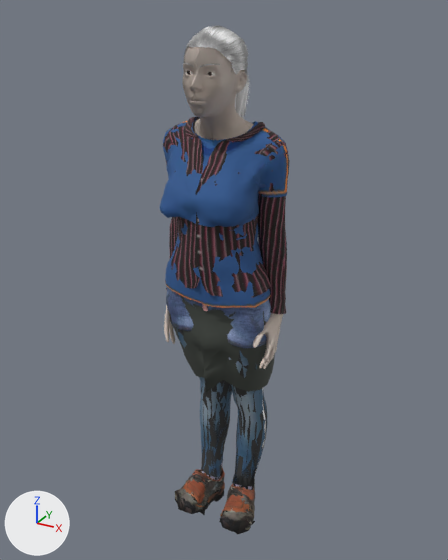
Renders of the glTF model assets/models/npc_female.glb from each side of a commit.
Before and after are seen from a camera (50 mm lens) standing at (0.88, -1.595, 1.69) and looking at (-0.014, 0.03, 0.878). Every picture has the same lights, and +X, +Y and +Z are marked at lower left. The older version comes first. Vertices at exactly the same position are counted once.

In view in the first picture: 'NpcFemaleBody'.
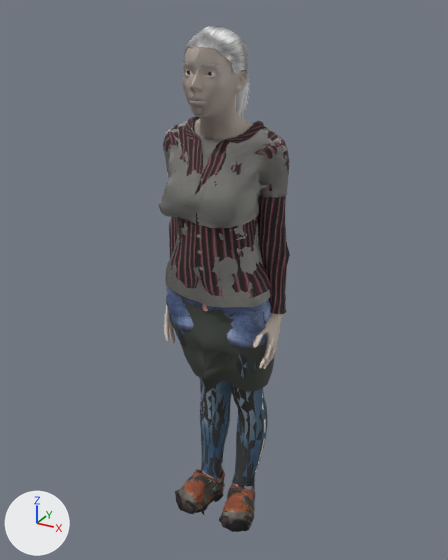
Changed parts and their boxes (x1, y1, x2, y2) in the pictures (448 x 560 px; the box of a moved part takes in the faces that stretch with it):
'NpcFemaleBody', reshaped: before (160, 25, 289, 534); after (158, 25, 290, 532)
part 1 of me_body, moved or reshaped: before (160, 72, 289, 534); after (158, 80, 290, 532)
part 2 of me_body, recoloured: (163, 121, 288, 281) in both
part 3 of me_body, recoloured: (163, 122, 288, 308) in both
part 4 of me_body, recoloured (blue to grey): (161, 117, 285, 227) in both

What the commit changed:
Picture 'cotton_n' (img_cotton_n) is new.
Picture 'cotton' (img_cotton) is new.
Material 'Outfit_female_casualsuit02__shirt' (mat_outfit_female_casualsuit02__shirt) is new.
Uses the picture img_cotton.
Uses the picture img_cotton_n.
Material 'Outfit_female_casualsuit01__shirt' (mat_outfit_female_casualsuit01__shirt) is new.
Uses the picture img_cotton.
Uses the picture img_cotton_n.
Material 'Outfit_female_sportsuit01__shirt' (mat_outfit_female_sportsuit01__shirt) is new.
Uses the picture img_cotton.
Uses the picture img_cotton_n.
me_body is used by ob_npcfemalebody; location (0.0, 0.0, 0.0).
me_body had 25569 vertices, 47557 faces and spanned x -0.22..0.22, y -0.17..0.18, z -0.03..1.65.
me_body now has 25543 vertices, 47541 faces and spans x -0.22..0.22, y -0.17..0.18, z -0.03..1.65.
me_body part 1: 1001 vertices moved from x -0.21..0.2, y -0.17..0.12, z -0.03..1.53 to x -0.21..0.21, y -0.17..0.12, z -0.03..1.53; 1752 vertices removed from x -0.21..0.21, y -0.16..0.12, z -0.03..1.4; 1726 vertices added at x -0.21..0.2, y -0.17..0.12, z -0.03..1.4.
me_body part 2: 1703 faces spanning x -0.2..0.2, y -0.16..0.1, z 0.88..1.4 switch from mat_outfit_female_casualsuit01 to mat_outfit_female_casualsuit01__shirt.
me_body part 3: 1656 faces spanning x -0.2..0.2, y -0.16..0.11, z 0.86..1.4 switch from mat_outfit_female_casualsuit02 to mat_outfit_female_casualsuit02__shirt.
me_body part 4: 793 faces spanning x -0.2..0.2, y -0.17..0.09, z 1.12..1.4 switch from mat_outfit_female_sportsuit01 to mat_outfit_female_sportsuit01__shirt.
